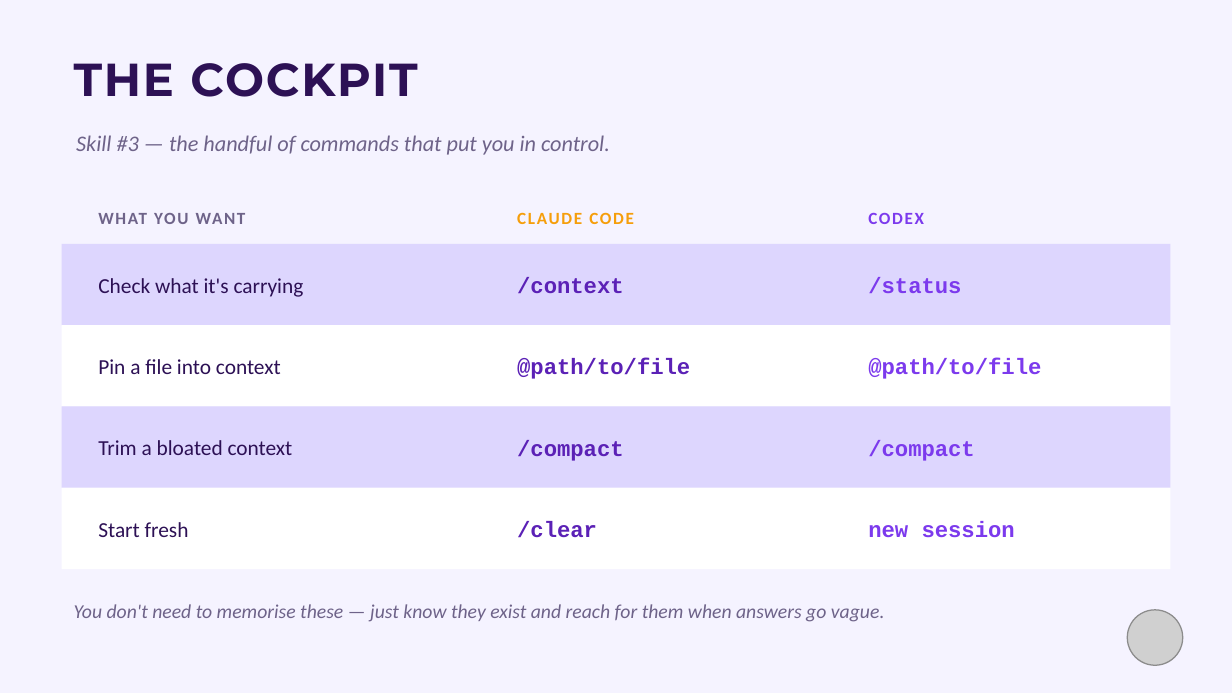
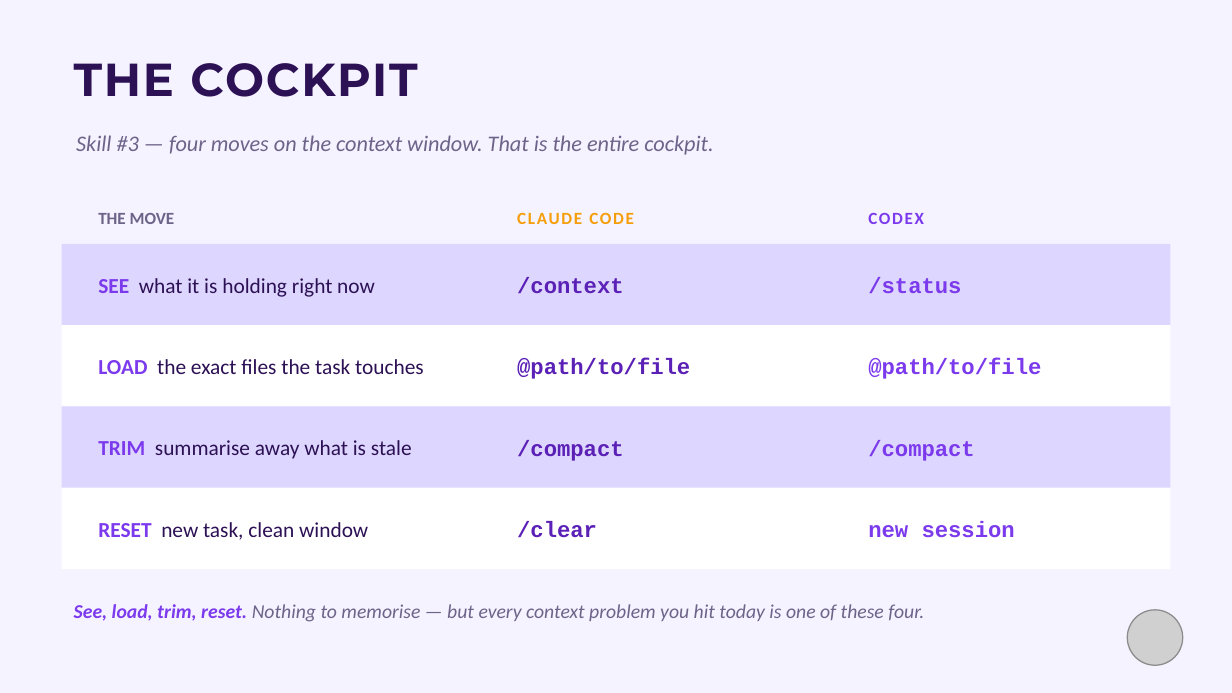
Before and after one commit to paulkeen/tca-habits, a slide deck: slide 11 of docs/TCA-Vibe-Coding.pptx (slide 9 before the commit). Drawn at 1232x693 pixels with LibreOffice and Linux fonts; fonts in the diff are those of the drawing; grey boxes stand for pictures. Boxes give left, top, right and bottom in pixels: in the first picture for what was removed or moved away, otherwise in the second. Text is boxed around its words. In the diff, an @@ line names an element or a change of style, - is before the commit and + after.

```diff
--- a/docs/TCA-Vibe-Coding.pptx
+++ b/docs/TCA-Vibe-Coding.pptx
@@ text at (76, 135, 713, 155): text changed @@
-Skill #3 — the handful of commands that put you in control.
+Skill #3 — four moves on the context window. That is the entire cockpit.
@@ text at (98, 213, 175, 224): text changed @@
-WHAT YOU WANT
+THE MOVE
@@ text at (98, 278, 375, 297): text changed @@
-Check what it's carrying
+SEE what it is holding right now
@@ text at (98, 359, 424, 374): text changed @@
-Pin a file into context
+LOAD the exact files the task touches
@@ text at (98, 440, 412, 459): text changed @@
-Trim a bloated context
+TRIM summarise away what is stale
@@ text at (98, 522, 368, 540): text changed @@
-Start fresh
+RESET new task, clean window
@@ text at (74, 604, 924, 622): text changed @@
-You don't need to memorise these — just know they exist and reach for them when answers go vague.
+See, load, trim, reset. Nothing to memorise — but every context problem you hit today is one of these four.
```
Also in this commit, not shown: 2 other slides changed, 2 slides added, 5 other files.
